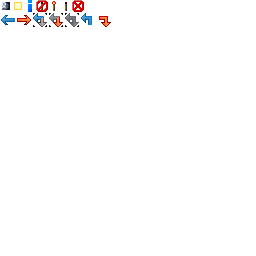
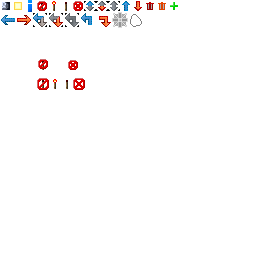
Revision of a layered 256×256 image; what changed, layer by layer:
painted on "widgets-generic.png" over bbox(30, 0, 178, 90)
